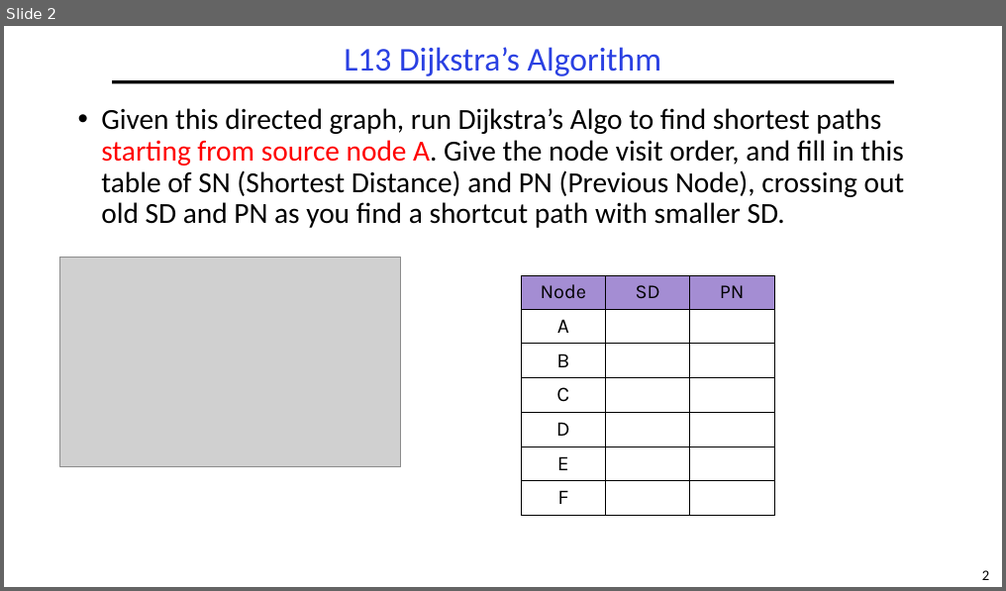
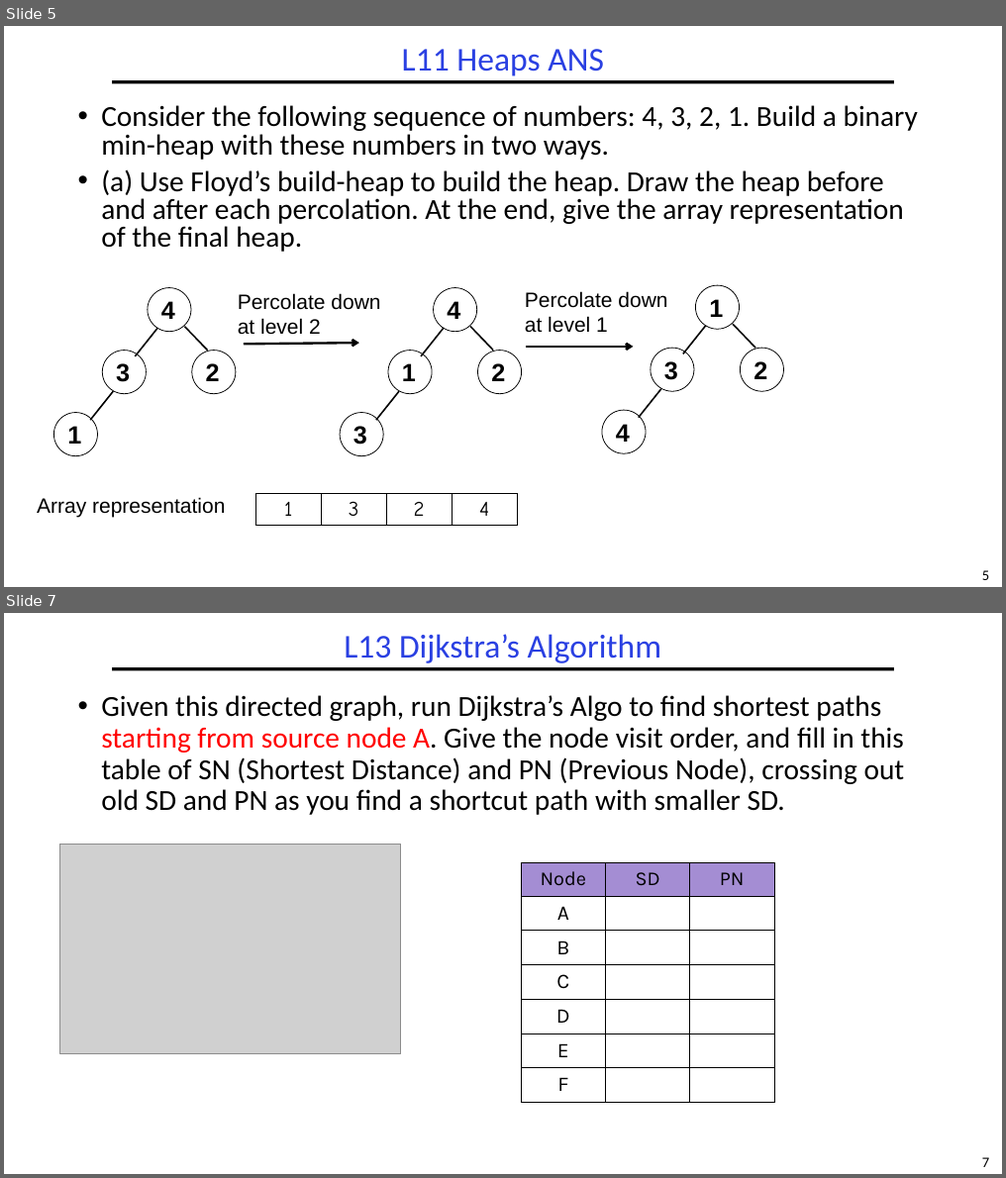
Before and after one commit to guhofstra/CSC111Fa25, a slide deck: PPTs/Exam/CSC017 Final Exam Sample Sp2025 ANS.pptx. Shown one above the other, each under a label of ours: slide 2 before the commit, slides 5 and 7 after it; the slides between them are not shown. The pictures are 1006x591 and 1006x1178 pixels, drawn with LibreOffice and Linux fonts; fonts in the diff are those of the drawing; grey boxes stand for pictures. Boxes give left, top, right and bottom in pixels: in the first picture for what was removed or moved away, otherwise in the second. Text is boxed around its words. In the diff, an @@ line names an element or a change of style, - is before the commit and + after.

```diff
--- a/PPTs/Exam/CSC017 Final Exam Sample Sp2025 ANS.pptx
+++ b/PPTs/Exam/CSC017 Final Exam Sample Sp2025 ANS.pptx
@@ slide 5 added at [4,26,1002,587], background #FFFFFF; not listed: 2 template elements that a slide beside it also shows @@
@@ title added at [402,49,604,76], 32 pt, text #2A40E2 @@
+L11 Heaps ANS
@@ text added at [101,105,918,252], 28 pt, text #000000 @@
+• Consider the following sequence of numbers: 4, 3, 2, 1. Build a binary min-heap with these numbers in two ways.
+• (a) Use Floyd’s build-heap to build the heap. Draw the heap before and after each percolation. At the end, give the array representation of the final heap.
@@ ellipse added at [148,288,191,332], fill #FFFFFF, outline #000000 0.75 pt, 24 pt, text #000000, bold @@
+4
@@ ellipse added at [434,288,477,332], fill #FFFFFF, outline #000000 0.75 pt, 24 pt, text #000000, bold @@
+4
@@ text added at [525,291,667,333], 20 pt, text #000000 @@
+Percolate down
+at level 1
@@ ellipse added at [696,285,740,329], fill #FFFFFF, outline #000000 0.75 pt, 24 pt, text #000000, bold @@
+1
@@ text added at [238,293,380,335], 20 pt, text #000000 @@
+Percolate down
+at level 2
@@ ellipse added at [102,350,146,393], fill #FFFFFF, outline #000000 0.75 pt, 24 pt, text #000000, bold @@
+3
@@ line added from (157, 328) to (135, 357), #000000 1.5 pt @@
@@ line added from (184, 327) to (208, 350), #000000 1.5 pt @@
@@ ellipse added at [192,350,236,393], fill #FFFFFF, outline #000000 0.75 pt, 24 pt, text #000000, bold @@
+2
@@ arrow added from (244, 344) to (359, 343), #000000 2.25 pt @@
@@ ellipse added at [388,350,432,393], fill #FFFFFF, outline #000000 0.75 pt, 24 pt, text #000000, bold @@
+1
@@ line added from (444, 328) to (421, 357), #000000 1.5 pt @@
@@ line added from (470, 327) to (494, 350), #000000 1.5 pt @@
@@ ellipse added at [478,350,522,393], fill #FFFFFF, outline #000000 0.75 pt, 24 pt, text #000000, bold @@
+2
@@ arrow added from (527, 347) to (634, 347), #000000 2.25 pt @@
@@ ellipse added at [650,348,694,391], fill #FFFFFF, outline #000000 0.75 pt, 24 pt, text #000000, bold @@
+3
@@ line added from (706, 325) to (683, 354), #000000 1.5 pt @@
@@ line added from (734, 324) to (755, 348), #000000 1.5 pt @@
@@ ellipse added at [740,348,783,391], fill #FFFFFF, outline #000000 0.75 pt, 24 pt, text #000000, bold @@
+2
@@ line added from (113, 391) to (90, 421), #000000 1.5 pt @@
@@ line added from (399, 391) to (376, 421), #000000 1.5 pt @@
@@ ellipse added at [602,410,646,454], fill #FFFFFF, outline #000000 0.75 pt, 24 pt, text #000000, bold @@
+4
@@ line added from (661, 389) to (639, 417), #000000 1.5 pt @@
@@ ellipse added at [54,413,98,457], fill #FFFFFF, outline #000000 0.75 pt, 24 pt, text #000000, bold @@
+1
@@ ellipse added at [341,413,383,457], fill #FFFFFF, outline #000000 0.75 pt, 24 pt, text #000000, bold @@
+3
@@ text added at [37,497,225,517], 20 pt, text #000000 @@
+Array representation
@@ table added at [256,494,517,526], 1 rows, 4 columns @@
+1 | 3 | 2 | 4
@@ what was slide 2 is now slide 7 @@
@@ page number at [982,1157,989,1167]: text changed @@
-2
+7
```
Also in this commit, not shown: 5 slides changed, 6 other slides added, 7 other files.
